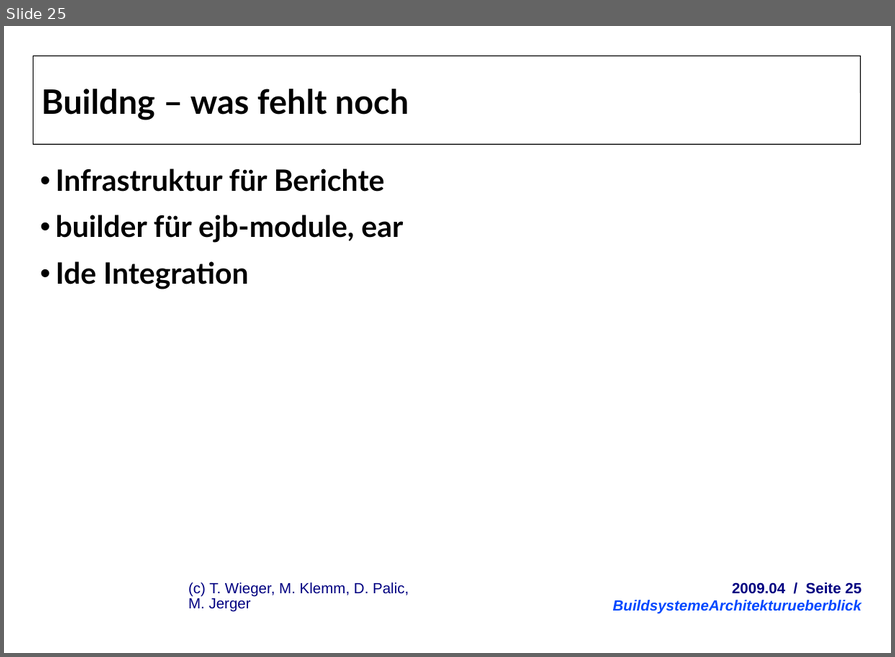
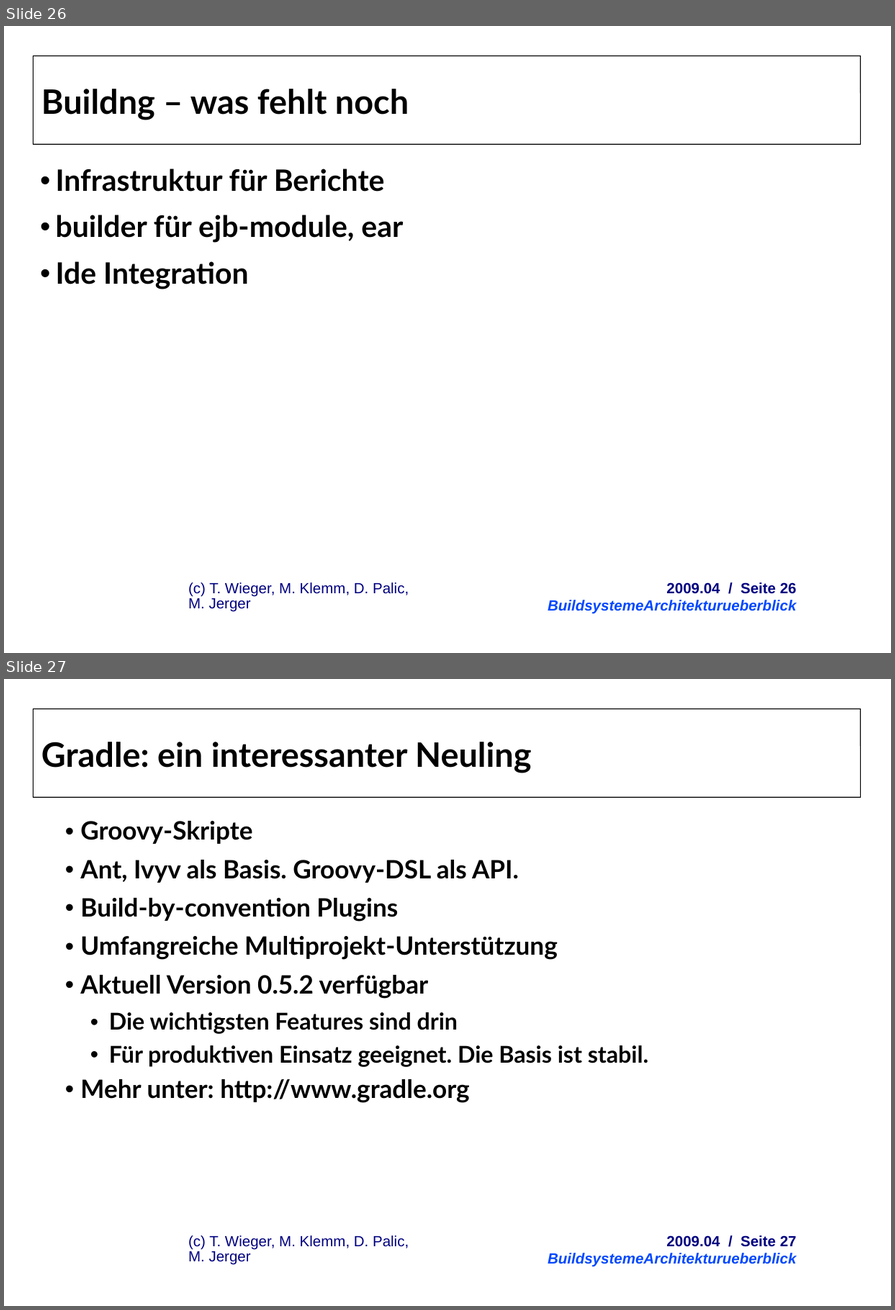
Before and after one commit to herrwieger/experttrainingbuildsystems, a slide deck: praesentationen/BuildsystemeArchitekturueberblick.odp. Shown one above the other, each under a label of ours: slide 25 before the commit, slides 26 and 27 after it. The pictures are 895x657 and 895x1310 pixels, drawn with LibreOffice and Linux fonts; fonts in the diff are those of the drawing; background and template pictures are left out. Boxes give left, top, right and bottom in pixels: in the first picture for what was removed or moved away, otherwise in the second. Text is boxed around its words. In the diff, an @@ line names an element or a change of style, - is before the commit and + after.

Commit message:
buildng und gradle

```diff
--- a/praesentationen/BuildsystemeArchitekturueberblick.odp
+++ b/praesentationen/BuildsystemeArchitekturueberblick.odp
@@ slide 27 added at <box>4,679,891,1306</box>, background #FFFFFF; not listed: 3 template elements that a slide beside it also shows @@
@@ title added at <box>41,742,531,773</box>, 32 pt, text #000000, bold @@
+Gradle: ein interessanter Neuling
@@ text added at <box>80,821,648,1102</box>, 24 pt, text #000000, bold @@
+    • Groovy-Skripte
+    • Ant, Ivyv als Basis. Groovy-DSL als API.
+    • Build-by-convention Plugins
+    • Umfangreiche Multiprojekt-Unterstützung
+    • Aktuell Version 0.5.2 verfügbar
+      • Die wichtigsten Features sind drin
+      • Für produktiven Einsatz geeignet. Die Basis ist stabil.
+    • Mehr unter: http://www.gradle.org
@@ what was slide 25 is now slide 26 @@
@@ slide 26 changed as well @@
@@ text: place and size @@
-text at <box>613,583,862,614</box>
+text at <box>548,583,797,614</box>
@@ text at <box>666,583,797,594</box>: text changed @@
-2009.04 / Seite 25
+2009.04 / Seite 26
```
Also in this commit, not shown: 24 other slides changed, 1 other slide added, 1 other file.
